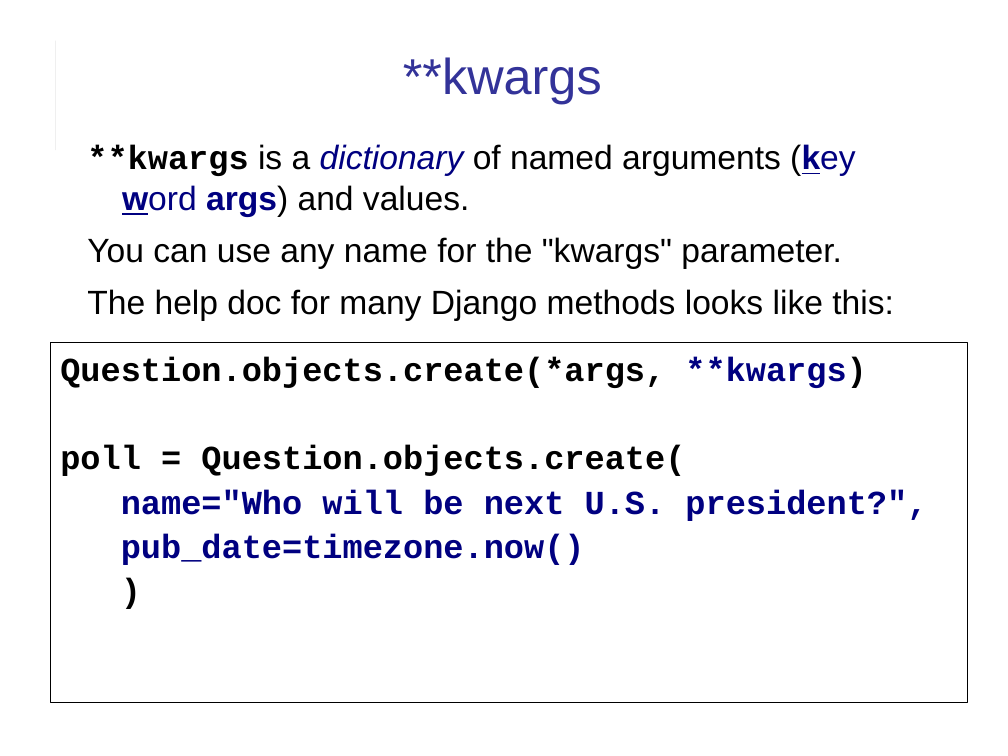
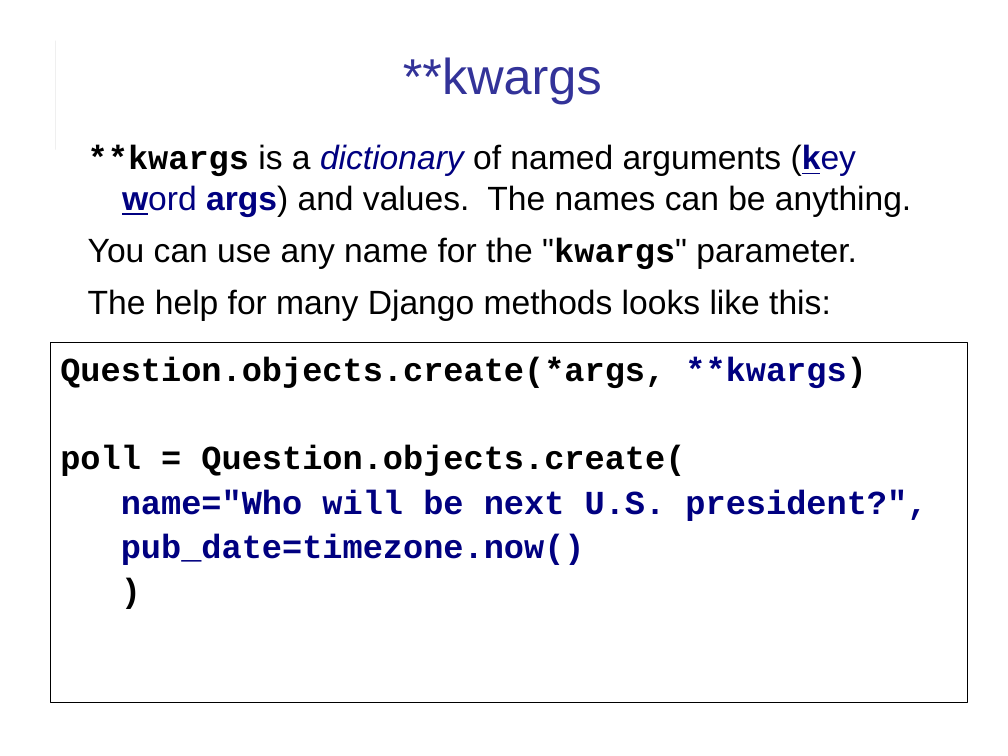
Before and after one commit to cpske/ISP, a slide deck: slide 5 of django/Django-review-1.ppt (slide 7 before the commit). Drawn at 1008x756 pixels with LibreOffice and Linux fonts; fonts in the diff are those of the drawing. Boxes give left, top, right and bottom in pixels: in the first picture for what was removed or moved away, otherwise in the second. Text is boxed around its words. In the diff, an @@ line names an element or a change of style, - is before the commit and + after.

```diff
--- a/django/Django-review-1.ppt
+++ b/django/Django-review-1.ppt
@@ text at [88,144,911,217]: text changed @@
-**kwargs is a dictionary of named arguments (key word args) and values.
+**kwargs is a dictionary of named arguments (key word args) and values. The names can be anything.
@@ text at [88,237,857,269]: font Arial to Courier New, bold on in ""kwargs"" @@
@@ text at [88,289,831,321]: text changed @@
-The help doc for many Django methods looks like this:
+The help for many Django methods looks like this:
```
Also in this commit, not shown: 17 other slides changed, 6 slides added, 2 slides removed, 4 other files.
